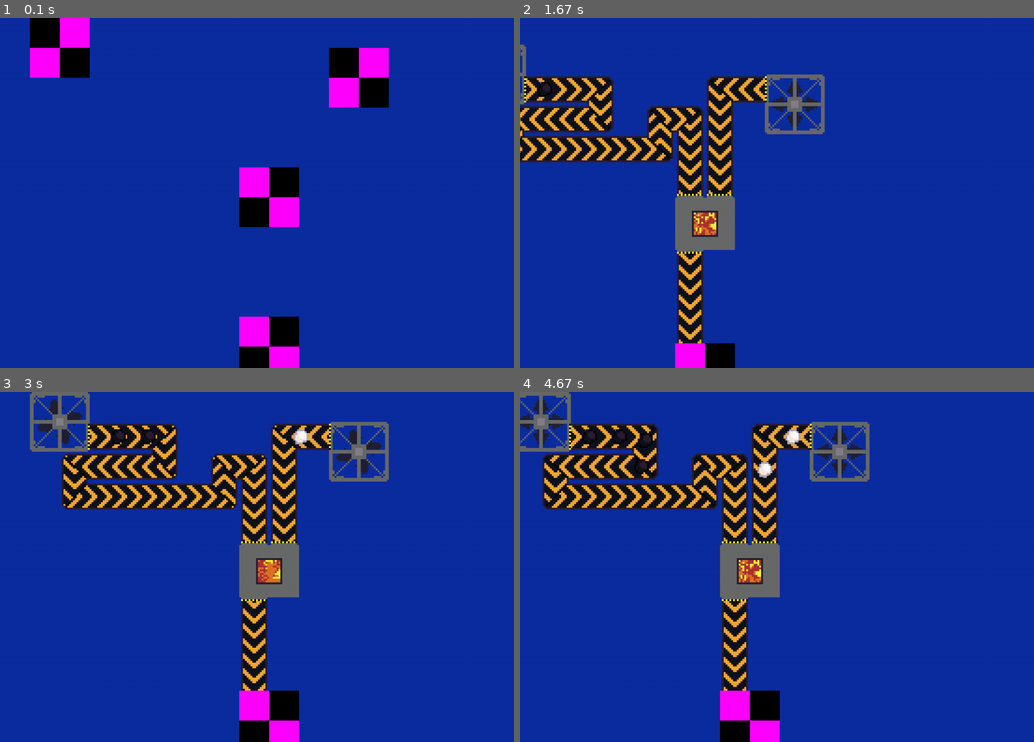
Above: before the commit, frames 1-4 (two rows, left to right).
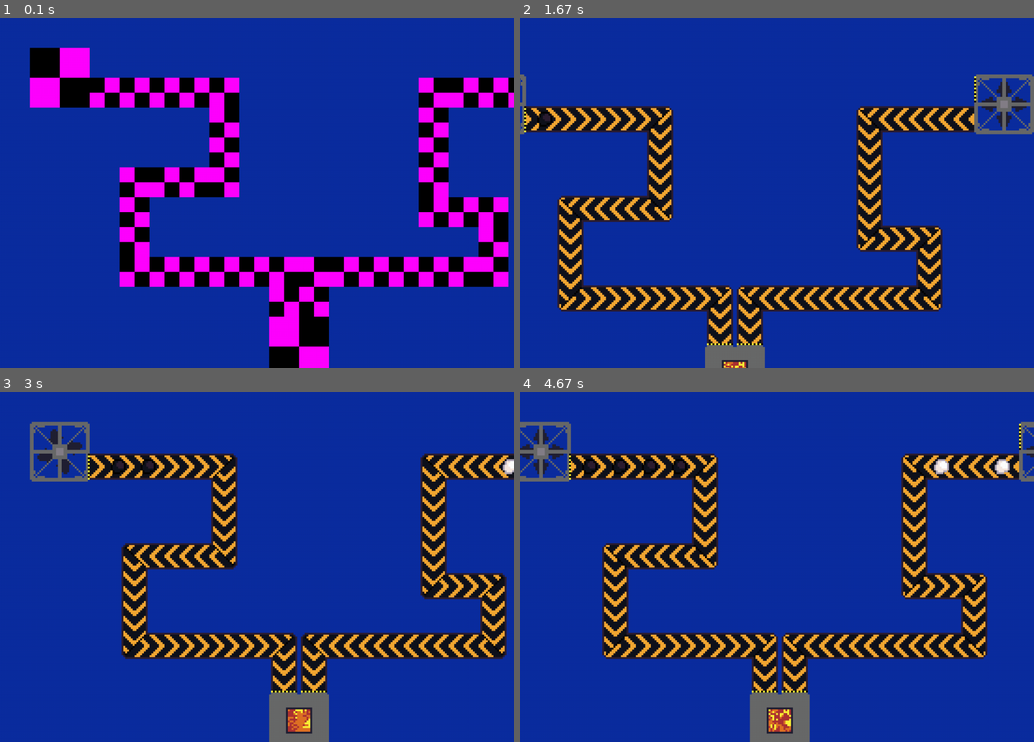
Above: after the commit, the same moments.

Repository: fijianfugufish/factory-game
Game: pygame game, started from main.pyw
Same seed, same stepped clock (60 frames per second), same inputs: the game is played once before the commit and once after it.
Inputs (mouse positions are in pixels of both pictures, inside the frame that each line leads up to):
- Up to frame 1 (0.1 s): no input
- Up to frame 2 (1.67 s): hold D 0.33-0.8 s; move the mouse to (756, 207) at 0.37 s; hold W 0.83-1.13 s; hold D 1.17-1.63 s
- Up to frame 3 (3 s): hold A 1.67-2.2 s; hold S 2.23-2.53 s; hold A 2.57-2.97 s
- Up to frame 4 (4.67 s): hold W 3-3.37 s; hold D 3.4-4.03 s; hold S 4.07-4.43 s; hold A from 4.47 s (still down)

The runs differ from the first frame. In frame 1, 29% of the frame differs, in the area x 5-100%, y 0-100%; in frame 2, 29%; in frame 3, 31%; in frame 4, 32%, in the area x 0-100%, y 0-100%.

Commit message:
fixed items flying off conveyors and added a large test factory

Diff:
--- a/decodeFactory.py
+++ b/decodeFactory.py
@@ -41,6 +41,8 @@
     def __init__(self, x, y, id, worldPos, **kwargs):
         super().__init__(x, y, w = 2 * 64, h = 2 * 64, **kwargs)
 
+        self.image = _DrillFrames[0]
+
         self.addAnimation("drill", *_DrillFrames)
         self.startAnimation("drill", 8)
         self.id = id
@@ -53,8 +55,10 @@
         super().__init__(x, y, w = 1 * 64, h = 1 * 64, **kwargs)
 
         if bent:
+            self.image = _ConveyorTurnFrames[0]
             self.addAnimation("move", *_ConveyorTurnFrames)
         else:
+            self.image = _ConveyorStraightFrames[0]
             self.addAnimation("move", *_ConveyorStraightFrames)
 
         self.startAnimation("move", speed * 8)
@@ -68,6 +72,7 @@
     def __init__(self, x, y, id, worldPos, **kwargs):
         super().__init__(x, y, w = 2 * 64, h = 2 * 64, **kwargs)
 
+        self.image = _FurnaceFrames[0]
         self.addAnimation("cook", *_FurnaceFrames)
         self.startAnimation("cook", 10)
         self.id = id
@@ -108,7 +113,7 @@
     return (screenx, screeny)
 
 def isOffscreen(pos):
-    tolerance = renderDistance * 64
+    tolerance = (renderDistance + 2) * 64
 
     if pos[0] < -tolerance or pos[0] > winx + tolerance:
         return True
@@ -345,9 +350,7 @@
 
     # render items on conveyorbelts, ensuring only transports whose id is unique has their items rendered
     # this avoids unnecessary multi-rendering
-    for transportid in visibleTransports:
-        transport = factory.transports[transportid]
-
+    for transport in factory.transports.values():
         for i, item in enumerate(transport.items):
             itemType = item[0]
             itemPos = item[1] - 1
@@ -457,7 +460,7 @@
         lastCameraPos = copy(cameraPos)
 
     # check if camera moved, move everything
-    if moved:
+    if moved or forceRender:
         _unloadOffscreenTransportSprites()
 
         for transport in factory.transports.values():
--- a/main.pyw
+++ b/main.pyw
@@ -17,45 +17,140 @@
 
     mainFactory = fac.Factory()
 
-    drill1 = mainFactory.addProducer(fac.drill)
-    mainFactory.updateProducer(drill1, position = (1, 0), rotation = fac.Directions.West)
+    # line 1
+    coal1 = mainFactory.addProducer(fac.drill)
+    iron1 = mainFactory.addProducer(fac.drill2)
+    furnace1 = mainFactory.addMachine(fac.furnace)
+    box1 = mainFactory.addInventory(fac.box)
 
-    drill2 = mainFactory.addProducer(fac.drill2)
-    mainFactory.updateProducer(drill2, position = (11, 1), rotation = fac.Directions.East)
+    mainFactory.updateProducer(coal1, position=(1, 1), rotation=fac.Directions.West)
+    mainFactory.updateProducer(iron1, position=(18, 1), rotation=fac.Directions.East)
+    mainFactory.updateMachine(furnace1, position=(9, 10), rotation=fac.Directions.North)
+    mainFactory.updateInventory(box1, position=(9, 18))
 
-    furnace = mainFactory.addMachine(fac.furnace)
-    mainFactory.updateMachine(furnace, position = (8, 5), rotation = fac.Directions.North)
+    coalT1 = mainFactory.addTransport(fac.conveyor)
+    ironT1 = mainFactory.addTransport(fac.conveyor)
+    steelT1 = mainFactory.addTransport(fac.conveyor)
 
-    box = mainFactory.addInventory(fac.box)
-    mainFactory.updateInventory(box, position = (8, 10))
+    mainFactory.updateProducer(coal1, outputids=[coalT1])
+    mainFactory.updateProducer(iron1, outputids=[ironT1])
+    mainFactory.updateMachine(furnace1, inputids=[coalT1, ironT1], outputid=steelT1, recipe=fac.steelRecipe)
+    mainFactory.updateInventory(box1, inputids=[steelT1])
 
-    conveyor1 = mainFactory.addTransport(fac.conveyor)
-    conveyor2 = mainFactory.addTransport(fac.conveyor)
-    conveyor3 = mainFactory.addTransport(fac.conveyor)
+    mainFactory.addTransportTurn(coalT1, [(3, 2), fac.Directions.East])
+    mainFactory.addTransportTurn(coalT1, [(7, 2), fac.Directions.South])
+    mainFactory.addTransportTurn(coalT1, [(7, 5), fac.Directions.West])
+    mainFactory.addTransportTurn(coalT1, [(4, 5), fac.Directions.South])
+    mainFactory.addTransportTurn(coalT1, [(4, 8), fac.Directions.East])
+    mainFactory.addTransportTurn(coalT1, [(9, 8), fac.Directions.South])
+    mainFactory.addTransportTurn(coalT1, [(9, 9), fac.Directions.South])
 
-    mainFactory.updateProducer(drill1, outputids = [conveyor1])
-    mainFactory.updateProducer(drill2, outputids = [conveyor2])
+    mainFactory.addTransportTurn(ironT1, [(17, 2), fac.Directions.West])
+    mainFactory.addTransportTurn(ironT1, [(14, 2), fac.Directions.South])
+    mainFactory.addTransportTurn(ironT1, [(14, 6), fac.Directions.East])
+    mainFactory.addTransportTurn(ironT1, [(16, 6), fac.Directions.South])
+    mainFactory.addTransportTurn(ironT1, [(16, 8), fac.Directions.West])
+    mainFactory.addTransportTurn(ironT1, [(10, 8), fac.Directions.South])
+    mainFactory.addTransportTurn(ironT1, [(10, 9), fac.Directions.South])
 
-    mainFactory.updateMachine(furnace, inputids = [conveyor1, conveyor2], outputid = conveyor3, recipe = fac.steelRecipe)
+    mainFactory.addTransportTurn(steelT1, [(9, 12), fac.Directions.South])
+    mainFactory.addTransportTurn(steelT1, [(9, 14), fac.Directions.East])
+    mainFactory.addTransportTurn(steelT1, [(13, 14), fac.Directions.South])
+    mainFactory.addTransportTurn(steelT1, [(13, 16), fac.Directions.West])
+    mainFactory.addTransportTurn(steelT1, [(10, 16), fac.Directions.South])
+    mainFactory.addTransportTurn(steelT1, [(10, 17), fac.Directions.South])
 
-    mainFactory.updateInventory(box, inputids = [conveyor3])
 
-    mainFactory.addTransportTurn(conveyor1, [(3, 1), fac.Directions.East])
-    mainFactory.addTransportTurn(conveyor1, [(5, 1), fac.Directions.South])
-    mainFactory.addTransportTurn(conveyor1, [(5, 2), fac.Directions.West])
-    mainFactory.addTransportTurn(conveyor1, [(2, 2), fac.Directions.South])
-    mainFactory.addTransportTurn(conveyor1, [(2, 3), fac.Directions.East])
-    mainFactory.addTransportTurn(conveyor1, [(7, 3), fac.Directions.North])
-    mainFactory.addTransportTurn(conveyor1, [(7, 2), fac.Directions.East])
-    mainFactory.addTransportTurn(conveyor1, [(8, 2), fac.Directions.South])
-    mainFactory.addTransportTurn(conveyor1, [(8, 4), fac.Directions.South])
+    # line 2
+    coal2 = mainFactory.addProducer(fac.drill)
+    iron2 = mainFactory.addProducer(fac.drill2)
+    furnace2 = mainFactory.addMachine(fac.furnace)
+    box2 = mainFactory.addInventory(fac.box)
 
-    mainFactory.addTransportTurn(conveyor2, [(10, 1), fac.Directions.West])
-    mainFactory.addTransportTurn(conveyor2, [(9, 1), fac.Directions.South])
-    mainFactory.addTransportTurn(conveyor2, [(9, 4), fac.Directions.South])
+    mainFactory.updateProducer(coal2, position=(30, 3), rotation=fac.Directions.West)
+    mainFactory.updateProducer(iron2, position=(52, 4), rotation=fac.Directions.East)
+    mainFactory.updateMachine(furnace2, position=(40, 14), rotation=fac.Directions.North)
+    mainFactory.updateInventory(box2, position=(40, 24))
 
-    mainFactory.addTransportTurn(conveyor3, [(8, 7), fac.Directions.South])
-    mainFactory.addTransportTurn(conveyor3, [(8, 9), fac.Directions.South])
+    coalT2 = mainFactory.addTransport(fac.conveyor)
+    ironT2 = mainFactory.addTransport(fac.conveyor)
+    steelT2 = mainFactory.addTransport(fac.conveyor)
+
+    mainFactory.updateProducer(coal2, outputids=[coalT2])
+    mainFactory.updateProducer(iron2, outputids=[ironT2])
+    mainFactory.updateMachine(furnace2, inputids=[coalT2, ironT2], outputid=steelT2, recipe=fac.steelRecipe)
+    mainFactory.updateInventory(box2, inputids=[steelT2])
+
+    mainFactory.addTransportTurn(coalT2, [(32, 4), fac.Directions.East])
+    mainFactory.addTransportTurn(coalT2, [(37, 4), fac.Directions.South])
+    mainFactory.addTransportTurn(coalT2, [(37, 7), fac.Directions.West])
+    mainFactory.addTransportTurn(coalT2, [(34, 7), fac.Directions.South])
+    mainFactory.addTransportTurn(coalT2, [(34, 11), fac.Directions.East])
+    mainFactory.addTransportTurn(coalT2, [(40, 11), fac.Directions.South])
+    mainFactory.addTransportTurn(coalT2, [(40, 13), fac.Directions.South])
+
+    mainFactory.addTransportTurn(ironT2, [(51, 5), fac.Directions.West])
+    mainFactory.addTransportTurn(ironT2, [(47, 5), fac.Directions.South])
+    mainFactory.addTransportTurn(ironT2, [(47, 8), fac.Directions.East])
+    mainFactory.addTransportTurn(ironT2, [(50, 8), fac.Directions.South])
+    mainFactory.addTransportTurn(ironT2, [(50, 11), fac.Directions.West])
+    mainFactory.addTransportTurn(ironT2, [(41, 11), fac.Directions.South])
+    mainFactory.addTransportTurn(ironT2, [(41, 13), fac.Directions.South])
+
+    mainFactory.addTransportTurn(steelT2, [(40, 16), fac.Directions.South])
+    mainFactory.addTransportTurn(steelT2, [(40, 18), fac.Directions.West])
+    mainFactory.addTransportTurn(steelT2, [(36, 18), fac.Directions.South])
+    mainFactory.addTransportTurn(steelT2, [(36, 21), fac.Directions.East])
+    mainFactory.addTransportTurn(steelT2, [(40, 21), fac.Directions.South])
+    mainFactory.addTransportTurn(steelT2, [(40, 23), fac.Directions.South])
+
+
+    # line 3 - deliberately long
+    coal3 = mainFactory.addProducer(fac.drill)
+    iron3 = mainFactory.addProducer(fac.drill2)
+    furnace3 = mainFactory.addMachine(fac.furnace)
+    box3 = mainFactory.addInventory(fac.box)
+
+    mainFactory.updateProducer(coal3, position=(-18, 28), rotation=fac.Directions.West)
+    mainFactory.updateProducer(iron3, position=(14, 29), rotation=fac.Directions.East)
+    mainFactory.updateMachine(furnace3, position=(-1, 43), rotation=fac.Directions.North)
+    mainFactory.updateInventory(box3, position=(-1, 54))
+
+    coalT3 = mainFactory.addTransport(fac.conveyor)
+    ironT3 = mainFactory.addTransport(fac.conveyor)
+    steelT3 = mainFactory.addTransport(fac.conveyor)
+
+    mainFactory.updateProducer(coal3, outputids=[coalT3])
+    mainFactory.updateProducer(iron3, outputids=[ironT3])
+    mainFactory.updateMachine(furnace3, inputids=[coalT3, ironT3], outputid=steelT3, recipe=fac.steelRecipe)
+    mainFactory.updateInventory(box3, inputids=[steelT3])
+
+    mainFactory.addTransportTurn(coalT3, [(-16, 29), fac.Directions.East])
+    mainFactory.addTransportTurn(coalT3, [(-10, 29), fac.Directions.South])
+    mainFactory.addTransportTurn(coalT3, [(-10, 33), fac.Directions.East])
+    mainFactory.addTransportTurn(coalT3, [(-5, 33), fac.Directions.South])
+    mainFactory.addTransportTurn(coalT3, [(-5, 37), fac.Directions.West])
+    mainFactory.addTransportTurn(coalT3, [(-11, 37), fac.Directions.South])
+    mainFactory.addTransportTurn(coalT3, [(-11, 40), fac.Directions.East])
+    mainFactory.addTransportTurn(coalT3, [(-1, 40), fac.Directions.South])
+    mainFactory.addTransportTurn(coalT3, [(-1, 42), fac.Directions.South])
+
+    mainFactory.addTransportTurn(ironT3, [(13, 30), fac.Directions.West])
+    mainFactory.addTransportTurn(ironT3, [(9, 30), fac.Directions.South])
+    mainFactory.addTransportTurn(ironT3, [(9, 34), fac.Directions.East])
+    mainFactory.addTransportTurn(ironT3, [(12, 34), fac.Directions.South])
+    mainFactory.addTransportTurn(ironT3, [(12, 38), fac.Directions.West])
+    mainFactory.addTransportTurn(ironT3, [(5, 38), fac.Directions.South])
+    mainFactory.addTransportTurn(ironT3, [(5, 40), fac.Directions.West])
+    mainFactory.addTransportTurn(ironT3, [(0, 40), fac.Directions.South])
+    mainFactory.addTransportTurn(ironT3, [(0, 42), fac.Directions.South])
+
+    mainFactory.addTransportTurn(steelT3, [(-1, 45), fac.Directions.South])
+    mainFactory.addTransportTurn(steelT3, [(-1, 47), fac.Directions.East])
+    mainFactory.addTransportTurn(steelT3, [(5, 47), fac.Directions.South])
+    mainFactory.addTransportTurn(steelT3, [(5, 50), fac.Directions.West])
+    mainFactory.addTransportTurn(steelT3, [(0, 50), fac.Directions.South])
+    mainFactory.addTransportTurn(steelT3, [(0, 53), fac.Directions.South])
 
     decodeAndRender(mainFactory, forceRender = True)
 
